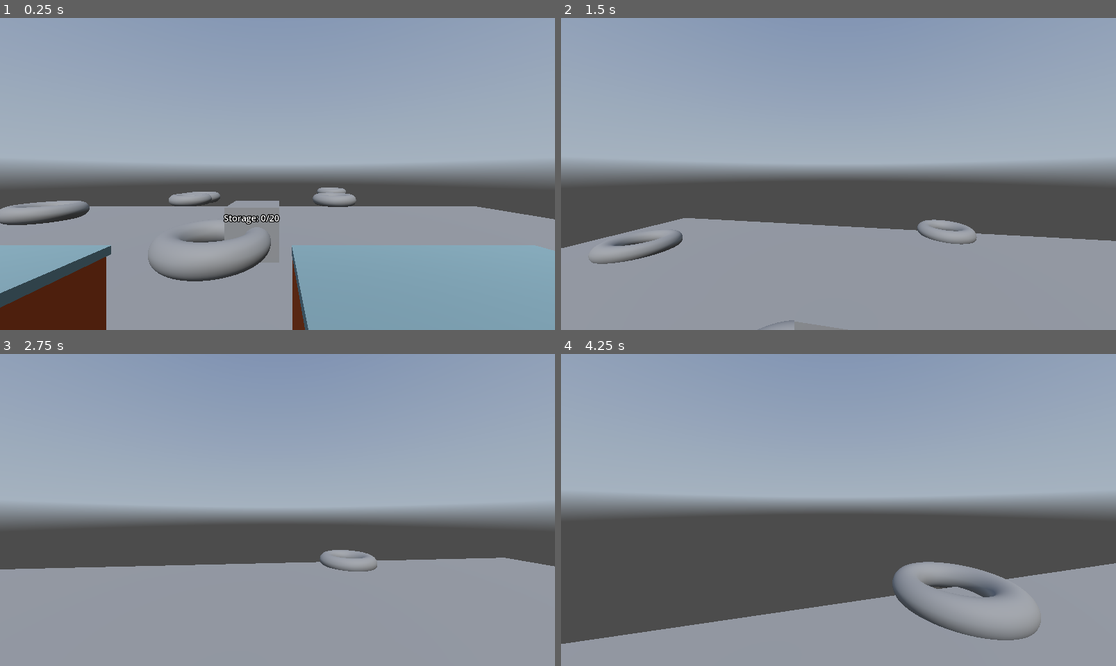
Above: before the commit, frames 1-4 (two rows, left to right).
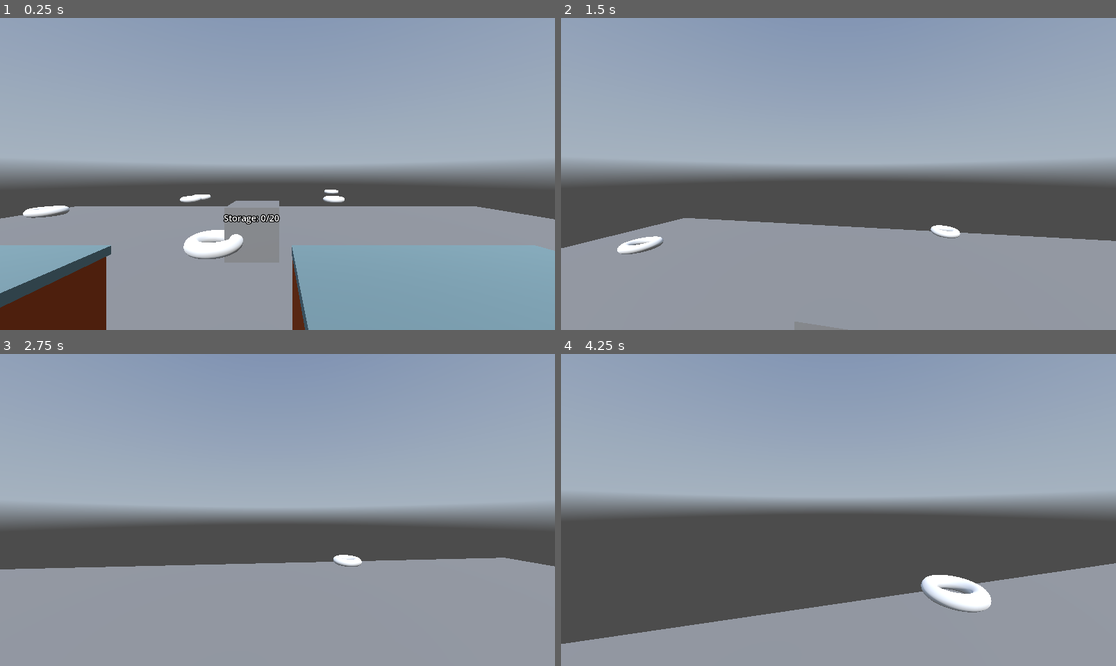
Above: after the commit, the same moments.

Repository: AbstractMelon/BrackeysJam2025.2
Game: Godot game, scene res://scenes/game.tscn
Two runs of this game, one before a commit and one after it. Both use one fixed random seed, a clock stepped at 60 frames per second and the inputs below. A sky picture missing from this copy of the repository is replaced by a grey-blue gradient.
Inputs (mouse positions are in pixels of both pictures, inside the frame that each line leads up to):
- Up to frame 1 (0.25 s): no input
- Up to frame 2 (1.5 s): move the mouse to (866, 174) at 0.52 s; hold E (interact) 0.53-1.28 s; hold W (move_forward) from 0.53 s (still down); tap Space (jump) at 0.77 s; move the mouse to (810, 174) at 1.27 s; tap Shift (sprint) at 1.35 s
- Up to frame 3 (2.75 s): keep holding W (move_forward); tap Space (jump) at 1.52 s; move the mouse to (288, 503) at 2.02 s; hold E (interact) from 2.03 s (still down)
- Up to frame 4 (4.25 s): keep holding W (move_forward); move the mouse to (832, 516) at 2.77 s; release E (interact) at 2.78 s; tap Shift (sprint) at 2.85 s; tap Space (jump) at 3.02, 3.77 s; move the mouse to (877, 513) at 3.52 s; hold E (interact) from 3.53 s (still down)

The runs differ from the first frame. In frame 1, 3.1% of the frame differs, in the area x 0-65%, y 54-85%; in frame 2, 1.2%; in frame 3, 0.5%; in frame 4, 2.9%.

Commit message:
Update Torus

Diff:
--- a/resources/banana.tres
+++ b/resources/banana.tres
@@ -2,9 +2,11 @@
 
 [ext_resource type="Script" uid="uid://dpsy87irbr46a" path="res://resources/scripts/ItemData.gd" id="1_21uq3"]
 
-[sub_resource type="PlaceholderMaterial" id="PlaceholderMaterial_21uq3"]
+[sub_resource type="StandardMaterial3D" id="StandardMaterial3D_21uq3"]
 
 [sub_resource type="TorusMesh" id="TorusMesh_21uq3"]
+inner_radius = 0.25
+outer_radius = 0.5
 
 [resource]
 script = ExtResource("1_21uq3")
@@ -12,7 +14,7 @@
 point_value = 10
 zone_type = "jungle"
 mesh = SubResource("TorusMesh_21uq3")
-material = SubResource("PlaceholderMaterial_21uq3")
+material = SubResource("StandardMaterial3D_21uq3")
 is_shiny = false
 shiny_multiplier = 2.0
 metadata/_custom_type_script = "uid://dpsy87irbr46a"
